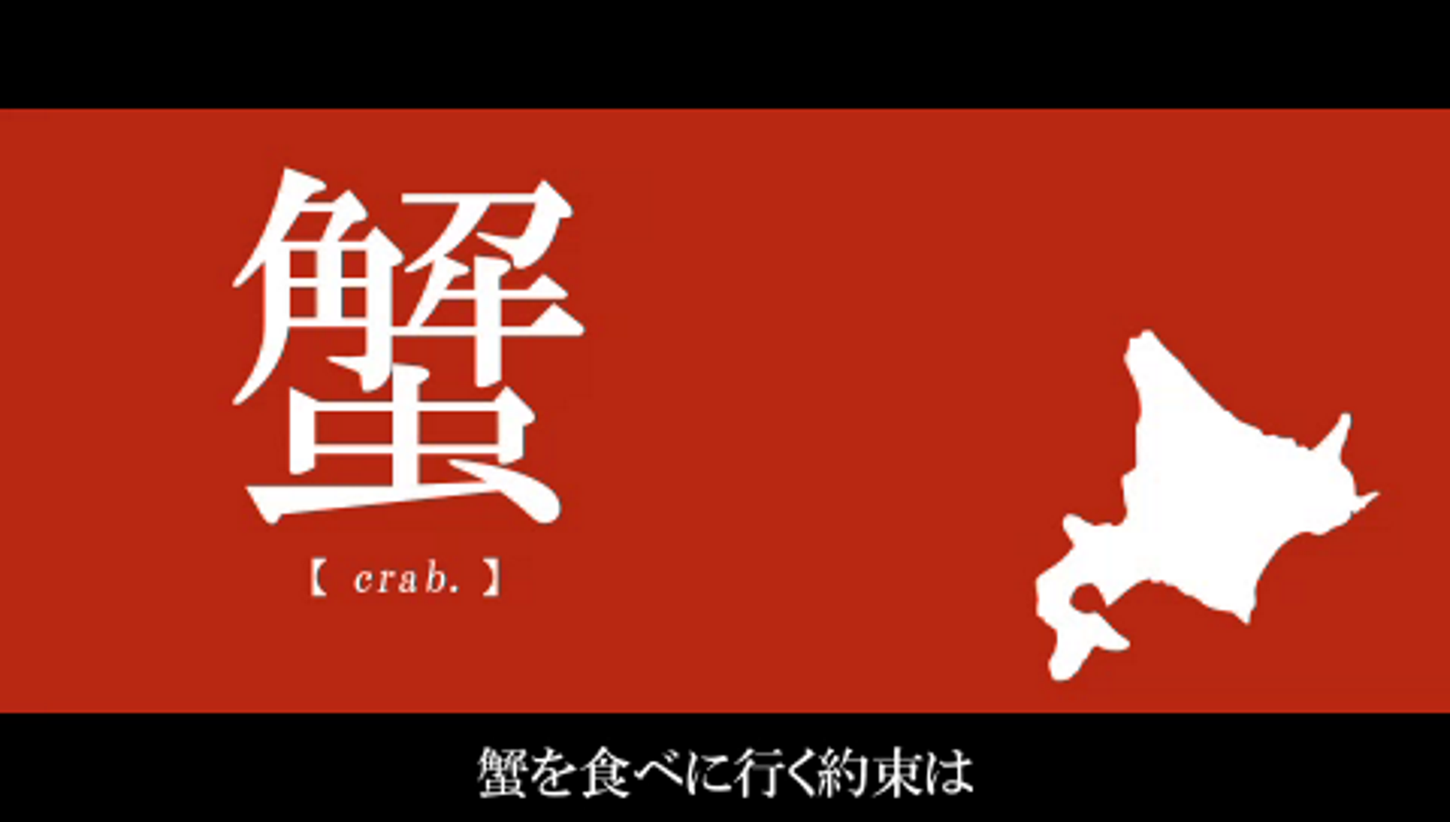
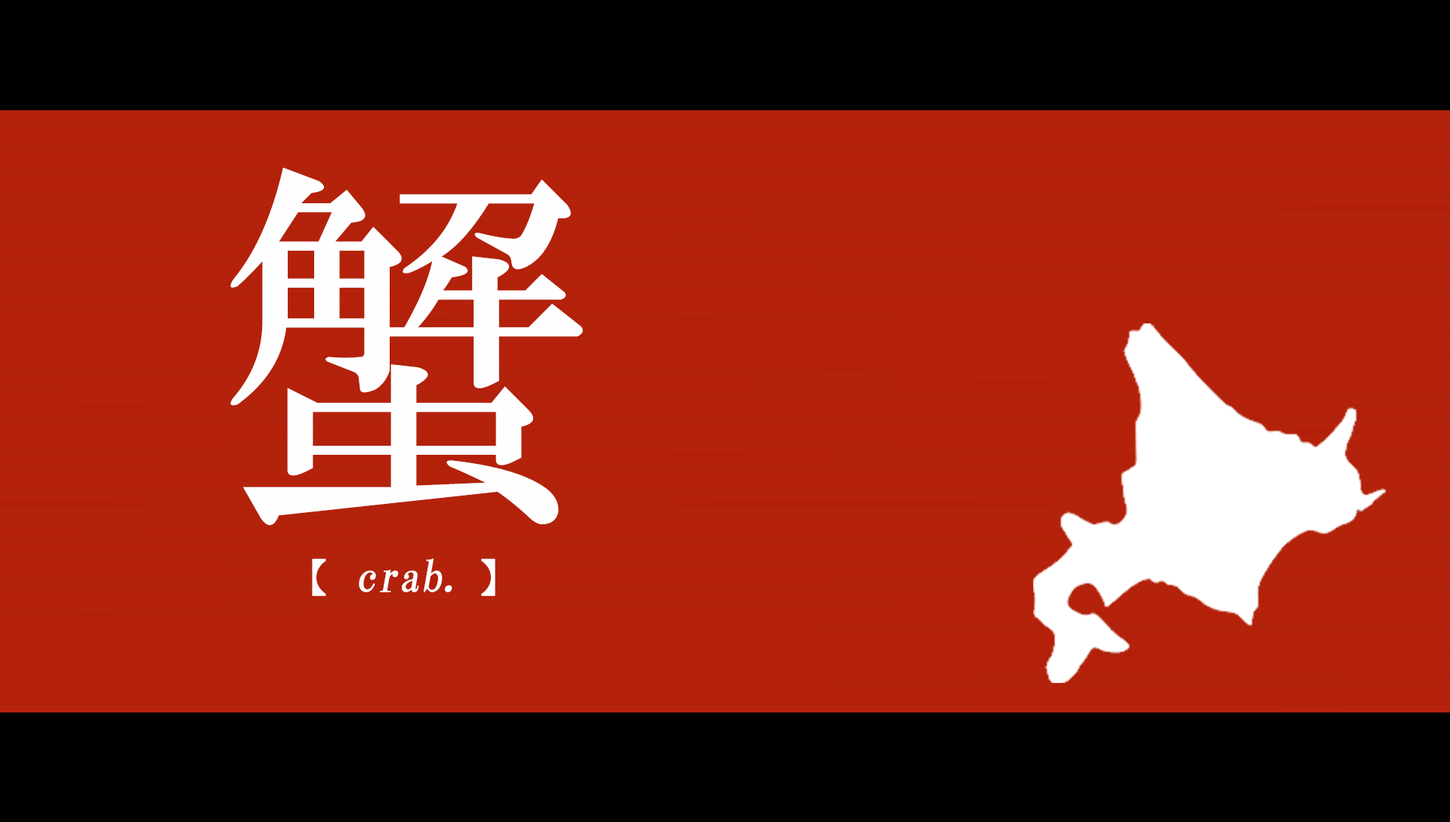
Two versions of the same layered image (w=1450, h=822). Layer-by-layer changes:
added layer "Untitled" above "【 crab. 】" over [1033, 323, 1386, 683]
added layer "【 crab. 】" above "蟹" over [311, 558, 496, 596]
added layer "蟹" above "Layer 2" over [230, 167, 584, 525]
showed "Layer 2" over [0, 107, 1450, 800]
